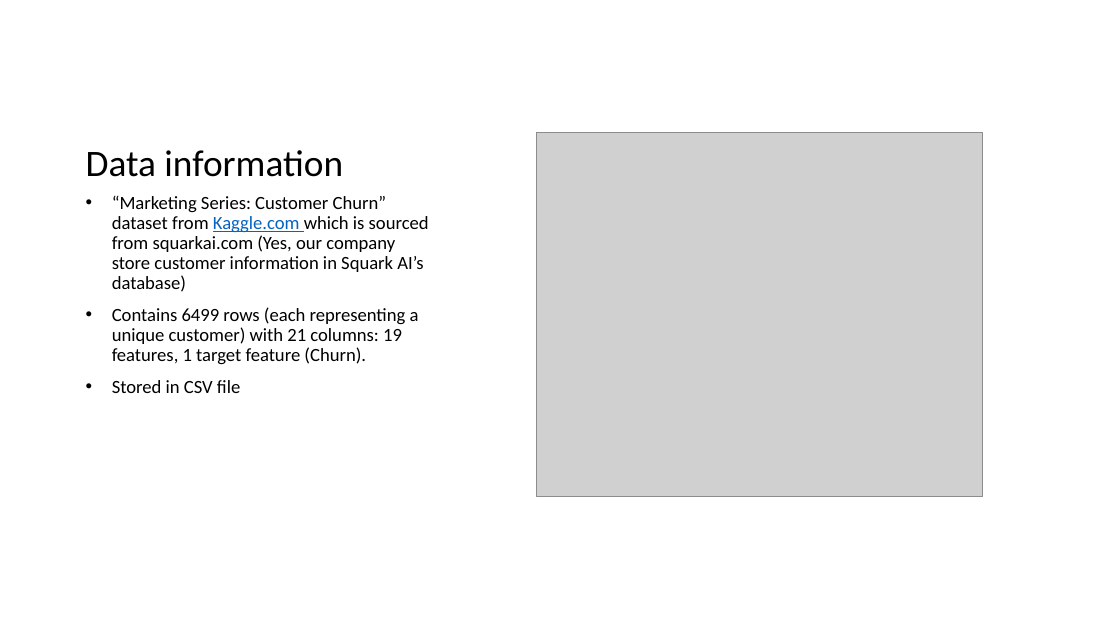
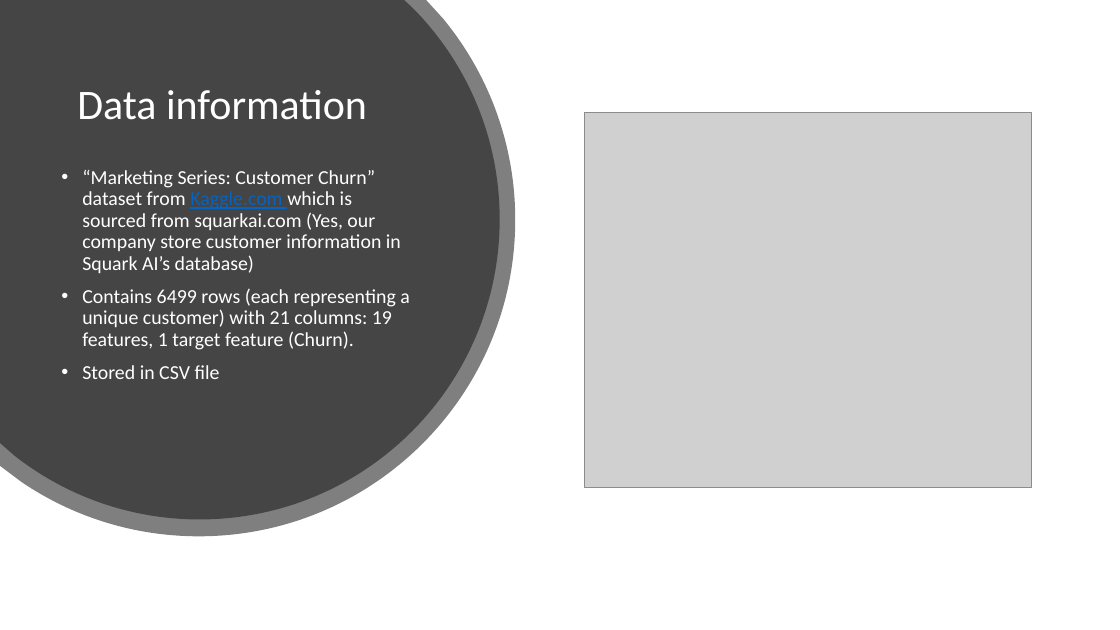
Before and after one commit to jinshuochen/Spring-Board-Capstone-Three, a slide deck: slide 5 of Customer Churn/reports/Customer Churn Final Presentation.pptx. Drawn at 1120x630 pixels with LibreOffice and Linux fonts; fonts in the diff are those of the drawing; grey boxes stand for pictures. Boxes give left, top, right and bottom in pixels: in the first picture for what was removed or moved away, otherwise in the second. Text is boxed around its words. In the diff, an @@ line names an element or a change of style, - is before the commit and + after.

Commit message:
Updated Final Presentation
Changed the background

```diff
--- a/Customer Churn/reports/Customer Churn Final Presentation.pptx
+++ b/Customer Churn/reports/Customer Churn Final Presentation.pptx
@@ background #000000 to #454545 @@
@@ rectangle added at box(0, 0, 1120, 630), fill #FFFFFF @@
@@ freeform shape added at box(0, 0, 515, 537), fill #000000 at 50% opacity @@
@@ freeform shape added at box(0, 0, 500, 519), fill #454545 @@
@@ title "Data information": place and size @@
-title "Data information" at box(86, 150, 343, 177)
+title "Data information" at box(77, 90, 367, 120)
@@ title "Data information" at box(77, 90, 367, 120): size 32 to 36 pt; vertical alignment bottom to middle @@
@@ picture: place and size @@
-picture at box(537, 132, 983, 497)
+picture at box(584, 113, 1032, 487)
@@ text "“Marketing Series: Customer Churn” dataset ...": place and size @@
-text "“Marketing Series: Customer Churn” dataset ..." at box(112, 196, 429, 393)
+text "“Marketing Series: Customer Churn” dataset ..." at box(82, 170, 410, 379)
@@ text "“Marketing Series: Customer Churn” dataset ..." at box(82, 170, 410, 379): size 16 to 17 pt; indent changed @@
```
Also in this commit, not shown: 17 other slides changed, 1 slide removed.
